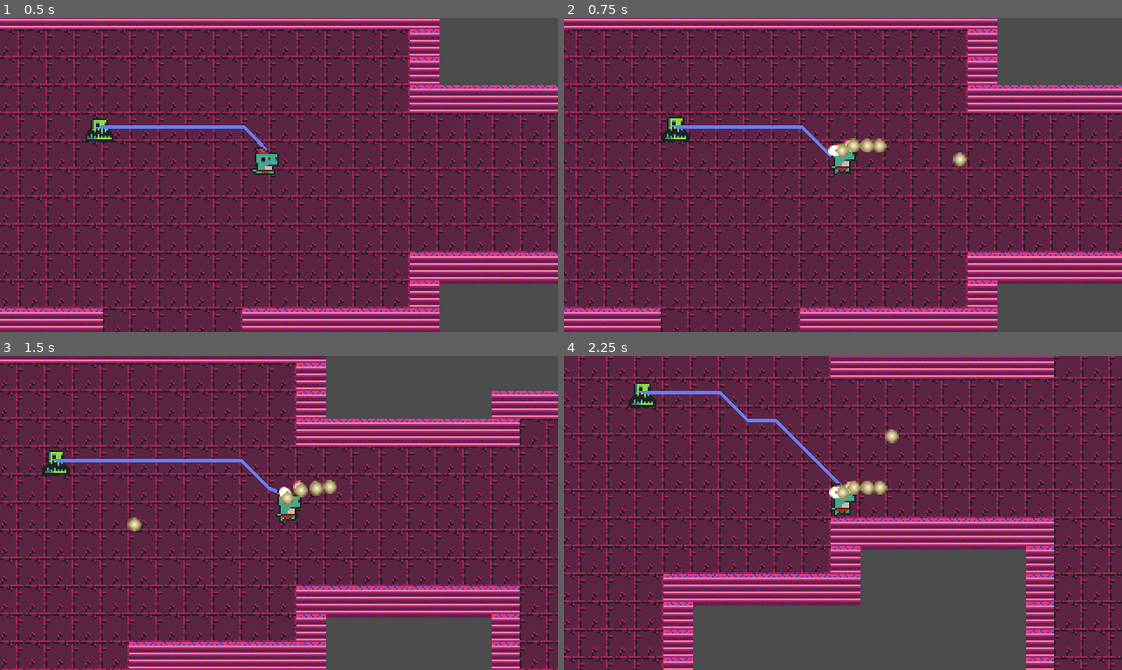
Above: before the commit, frames 1-4 (two rows, left to right).
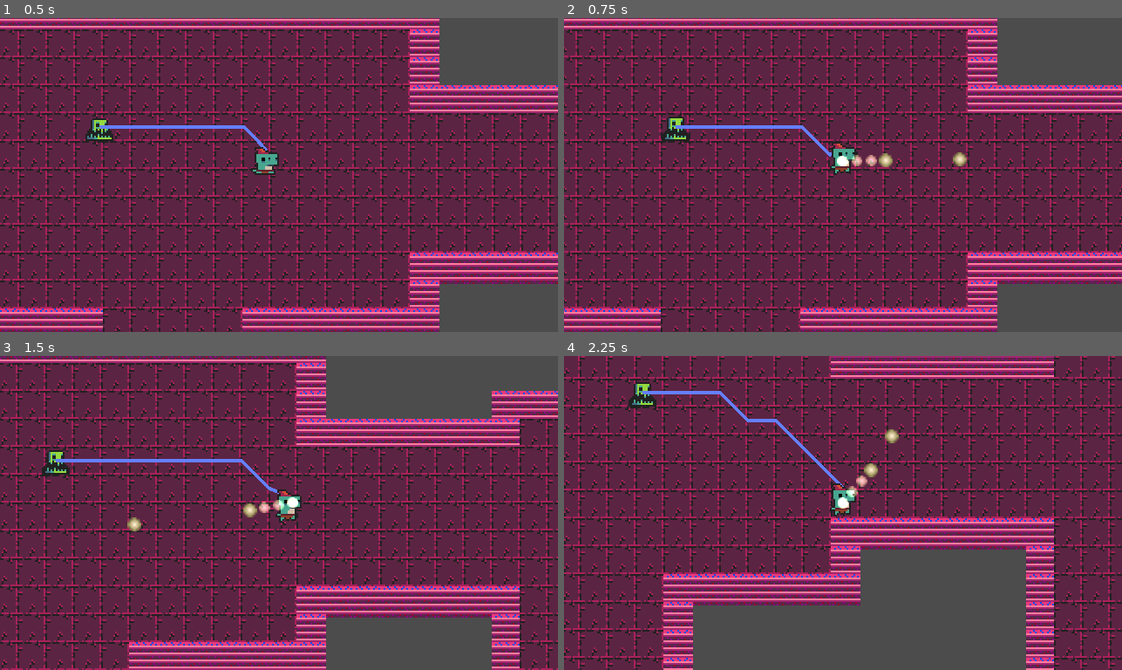
Above: after the commit, the same moments.

Repository: Lynneo002/top-down-food-shooter
Game: Godot game, scene res://Node2D.tscn
Same seed, same stepped clock (60 frames per second), same inputs: the game is played once before the commit and once after it.
Inputs (mouse positions are in pixels of both pictures, inside the frame that each line leads up to):
- Up to frame 1 (0.5 s): no input
- Up to frame 2 (0.75 s): move the mouse to (965, 159) at 0.52 s; hold D (ui_right) from 0.53 s (still down); click (965, 159) at 0.67 s
- Up to frame 3 (1.5 s): move the mouse to (167, 528) at 1.27 s; release D (ui_right) at 1.28 s; hold S (ui_down) from 1.28 s (still down); click (167, 528) at 1.42 s
- Up to frame 4 (2.25 s): move the mouse to (898, 443) at 2.02 s; release S (ui_down) at 2.03 s; hold D (ui_right) from 2.03 s (still down); click (898, 443) at 2.17 s

Frame 1 is identical in both runs. In frame 2, 0.7% of the frame differs, in the area x 47-59%, y 38-48%; in frame 3, 0.7%; in frame 4, 0.6%.

Commit message:
Bullet changes
Bullet kills, bullet cooldown, bullet despawn time

Diff:
--- /dev/null
+++ b/Emitter.gd
@@ -0,0 +1,24 @@
+class_name Gun
+extends Position2D
+# Represents a weapon that spawns and shoots bullets.
+# The Cooldown timer controls the cooldown duration between shots.
+
+
+const BULLET_VELOCITY = 500.0
+const Bullet = preload("res://src/Objects/Bullet.tscn")
+
+onready var timer = $Cooldown
+
+# This method is only called by Player.gd.
+func shoot(direction = 1):
+	if not timer.is_stopped():
+		return false
+	timer.start()
+	var bullet = Bullet.instance()
+	bullet.global_position = global_position
+	bullet.linear_velocity = global_position.direction_to(get_global_mouse_position()) * BULLET_VELOCITY
+
+	bullet.set_as_toplevel(true)
+	add_child(bullet)
+	#sound_shoot.play()
+	return true
--- a/Enemy.gd
+++ b/Enemy.gd
@@ -1,3 +1,4 @@
+class_name Enemy
 extends KinematicBody2D
 
 # pathfinding
@@ -40,3 +41,6 @@
 
 func move():
 	velocity = move_and_slide(velocity)
+
+func destroy():
+	queue_free()
--- a/Enemy.tscn
+++ b/Enemy.tscn
@@ -21,14 +21,14 @@
 "name": "idle",
 "speed": 5.0
 }, {
+"frames": [ ExtResource( 10 ), ExtResource( 11 ), ExtResource( 12 ), ExtResource( 13 ) ],
+"loop": true,
+"name": "enemy run",
+"speed": 5.0
+}, {
 "frames": [ ExtResource( 6 ), ExtResource( 8 ), ExtResource( 7 ), ExtResource( 9 ) ],
 "loop": true,
 "name": "run",
-"speed": 5.0
-}, {
-"frames": [ ExtResource( 10 ), ExtResource( 11 ), ExtResource( 12 ), ExtResource( 13 ) ],
-"loop": true,
-"name": "enemy run",
 "speed": 5.0
 } ]
 
@@ -39,7 +39,9 @@
 [sub_resource type="CircleShape2D" id=3]
 radius = 50.4665
 
-[node name="KinematicBody2D" type="KinematicBody2D"]
+[node name="KinematicBody2D" type="KinematicBody2D" groups=[
+"Enemy",
+]]
 collision_layer = 5
 script = ExtResource( 1 )
 
--- a/KinematicBody2D.gd
+++ b/KinematicBody2D.gd
@@ -8,8 +8,9 @@
 const Bullet = preload("res://src/Objects/Bullet.tscn")
 const BULLET_VELOCITY = 500.0
 onready var timer = $Cooldown
+onready var gun = get_node("Gun")
+var is_player = true
 
-var is_player = true
 func _physics_process(delta):
 	var input_vector = Vector2.ZERO
 	# Make the player move when the arrow keys pressed
@@ -27,7 +28,7 @@
 	velocity = move_and_slide(velocity)
 
 	if Input.is_mouse_button_pressed(1):
-		shoot(1)
+		gun.shoot()
 	if Input.is_action_pressed("ui_left"):
 		$AnimatedSprite.flip_h = true
 	if Input.is_action_pressed("ui_right"):
@@ -40,14 +41,3 @@
 func _on_Area2D_body_entered(body):
 	hide()
 	get_tree().change_scene("res://Control.tscn")
-
-#called by player.gd
-func shoot(direction = 1):
-	if not timer.is_stopped():
-		return false
-	var bullet = Bullet.instance()
-	bullet.global_position = global_position
-	bullet.linear_velocity = Vector2(direction * BULLET_VELOCITY, 0)
-	bullet.set_as_toplevel(true)
-	add_child(bullet)
-	return true
--- a/Node2D.tscn
+++ b/Node2D.tscn
@@ -1,6 +1,6 @@
 [gd_scene load_steps=9 format=2]
 
-[ext_resource path="res://KinematicBody2D.tscn" type="PackedScene" id=1]
+[ext_resource path="res://Player.tscn" type="PackedScene" id=1]
 [ext_resource path="res://0x72_DungeonTilesetII_v1.4.png" type="Texture" id=2]
 [ext_resource path="res://Enemy.tscn" type="PackedScene" id=3]
 [ext_resource path="res://Node2D.gd" type="Script" id=4]
--- a/KinematicBody2D.tscn
+++ b/Player.tscn
@@ -9,6 +9,7 @@
 [ext_resource path="res://lizard/lizard_f_run_anim_f2.png" type="Texture" id=7]
 [ext_resource path="res://lizard/lizard_f_run_anim_f1.png" type="Texture" id=8]
 [ext_resource path="res://lizard/lizard_f_run_anim_f3.png" type="Texture" id=9]
+[ext_resource path="res://Emitter.gd" type="Script" id=10]
 
 [sub_resource type="SpriteFrames" id=1]
 animations = [ {
@@ -29,10 +30,10 @@
 [sub_resource type="RectangleShape2D" id=3]
 extents = Vector2( 10.3076, 13.8457 )
 
-[node name="KinematicBody2D" type="KinematicBody2D" groups=[
+[node name="Player" type="KinematicBody2D" groups=[
 "Player",
 ]]
-collision_layer = 3
+collision_layer = 2
 script = ExtResource( 1 )
 
 [node name="AnimatedSprite" type="AnimatedSprite" parent="."]
@@ -45,13 +46,20 @@
 shape = SubResource( 2 )
 
 [node name="Area2D" type="Area2D" parent="."]
-visible = false
 collision_layer = 0
 collision_mask = 4
 
 [node name="CollisionShape2D" type="CollisionShape2D" parent="Area2D"]
-visible = false
 position = Vector2( 0, 4.54934 )
 shape = SubResource( 3 )
 
+[node name="Gun" type="Position2D" parent="."]
+position = Vector2( 4.83879, 6.00678 )
+script = ExtResource( 10 )
+
+[node name="Cooldown" type="Timer" parent="Gun"]
+process_mode = 0
+wait_time = 0.3
+one_shot = true
+
 [connection signal="body_entered" from="Area2D" to="." method="_on_Area2D_body_entered"]
--- a/project.godot
+++ b/project.godot
@@ -18,10 +18,22 @@
 "class": "Coin",
 "language": "GDScript",
 "path": "res://src/Objects/Coin.gd"
+}, {
+"base": "KinematicBody2D",
+"class": "Enemy",
+"language": "GDScript",
+"path": "res://Enemy.gd"
+}, {
+"base": "Position2D",
+"class": "Gun",
+"language": "GDScript",
+"path": "res://Emitter.gd"
 } ]
 _global_script_class_icons={
 "Bullet": "",
-"Coin": ""
+"Coin": "",
+"Enemy": "",
+"Gun": ""
 }
 
 [application]
--- a/src/Objects/Bullet.gd
+++ b/src/Objects/Bullet.gd
@@ -1,2 +1,11 @@
 class_name Bullet
 extends RigidBody2D
+
+onready var animation_player = $AnimationPlayer
+
+func _on_Bullet_body_entered(body):
+	if body is Enemy:
+		body.queue_free()
+
+func despawn():
+	queue_free()
--- a/src/Objects/Bullet.tscn
+++ b/src/Objects/Bullet.tscn
@@ -1,15 +1,14 @@
 [gd_scene load_steps=9 format=2]
 
 [ext_resource path="res://assets/art/player/bullet/bullet.png" type="Texture" id=1]
+[ext_resource path="res://src/Objects/Bullet.gd" type="Script" id=2]
 
 [sub_resource type="CanvasItemMaterial" id=1]
 
-[sub_resource type="GDScript" id=2]
-
-[sub_resource type="CanvasItemMaterial" id=3]
+[sub_resource type="CanvasItemMaterial" id=2]
 blend_mode = 1
 
-[sub_resource type="ParticlesMaterial" id=4]
+[sub_resource type="ParticlesMaterial" id=3]
 flag_disable_z = true
 spread = 0.0
 gravity = Vector3( 0, 0, 0 )
@@ -67,28 +66,34 @@
 [node name="Bullet" type="RigidBody2D"]
 material = SubResource( 1 )
 collision_layer = 0
-collision_mask = 26
+collision_mask = 25
+mass = 0.00102041
 gravity_scale = 0.0
-script = SubResource( 2 )
+contacts_reported = 1
+contact_monitor = true
+script = ExtResource( 2 )
 
 [node name="Particles2D" type="Particles2D" parent="."]
-material = SubResource( 3 )
+material = SubResource( 2 )
 lifetime = 0.3
 speed_scale = 3.0
 local_coords = false
-process_material = SubResource( 4 )
+process_material = SubResource( 3 )
 texture = ExtResource( 1 )
 
 [node name="Sprite" type="Sprite" parent="."]
-material = SubResource( 5 )
+material = SubResource( 4 )
 texture = ExtResource( 1 )
 
 [node name="CollisionShape2D" type="CollisionShape2D" parent="."]
-shape = SubResource( 6 )
+shape = SubResource( 5 )
 
 [node name="Timer" type="Timer" parent="."]
 one_shot = true
 autostart = true
 
 [node name="AnimationPlayer" type="AnimationPlayer" parent="."]
-anims/destroy = SubResource( 7 )
+anims/destroy = SubResource( 6 )
+
+[connection signal="body_entered" from="." to="." method="_on_Bullet_body_entered"]
+[connection signal="timeout" from="Timer" to="." method="despawn"]
Not shown: 1 places in Player.tscn that only renumber resources
Not shown: 1 places in src/Objects/Bullet.tscn that only renumber resources
